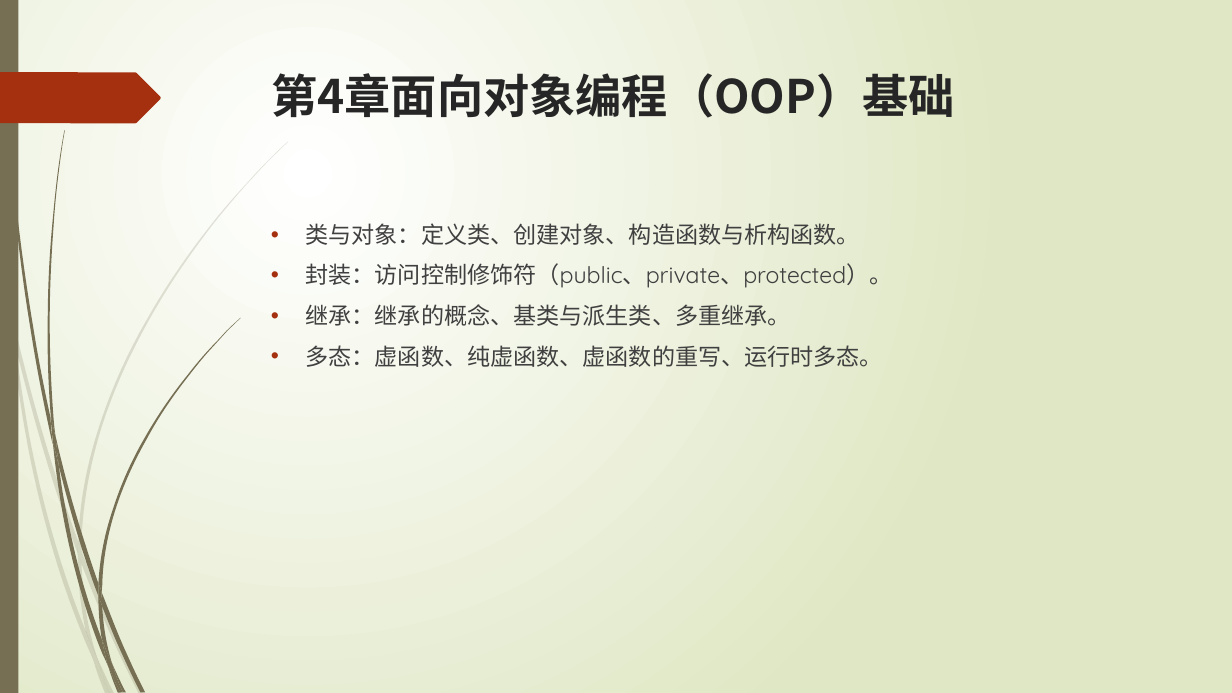
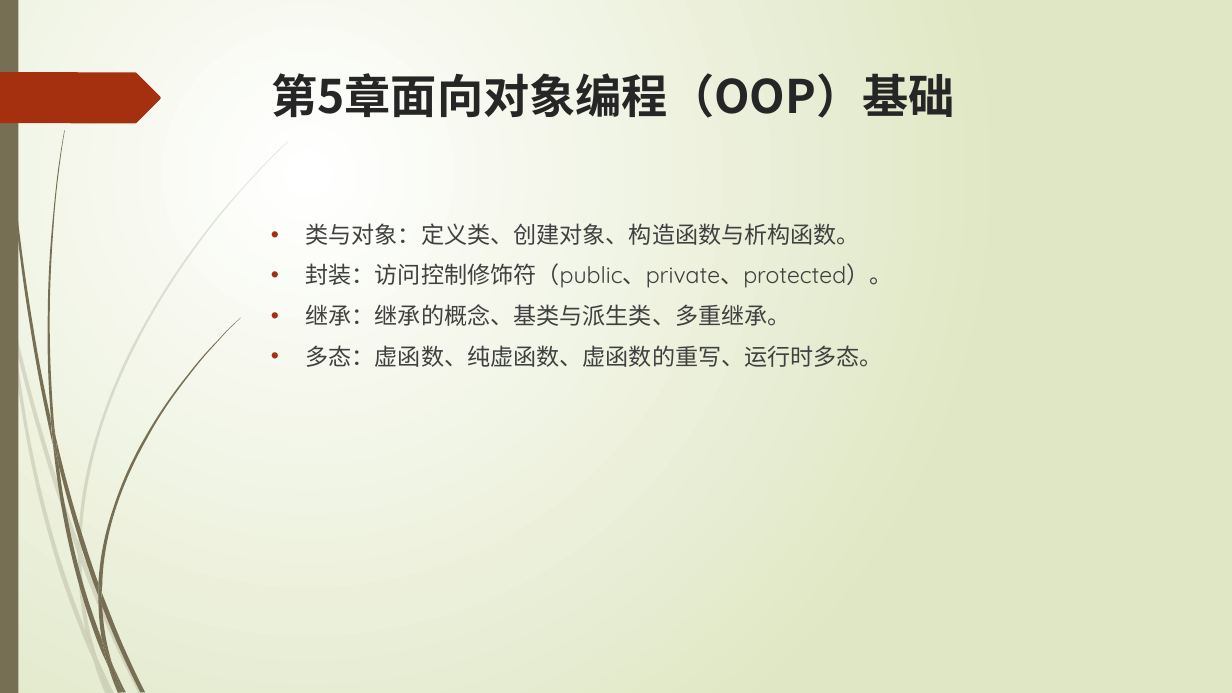
Before and after one commit to liuty2006/learn, a slide deck: slide 31 of learn_cpp/docs/C++语言培训.pptx (slide 17 before the commit). Drawn at 1232x693 pixels with LibreOffice and Linux fonts; fonts in the diff are those of the drawing. Boxes give left, top, right and bottom in pixels: in the first picture for what was removed or moved away, otherwise in the second. Text is boxed around its words. In the diff, an @@ line names an element or a change of style, - is before the commit and + after.

```diff
--- a/learn_cpp/docs/C++语言培训.pptx
+++ b/learn_cpp/docs/C++语言培训.pptx
@@ title at <box>271,73,955,118</box>: text changed @@
-第4章面向对象编程（OOP）基础
+第5章面向对象编程（OOP）基础
```
Also in this commit, not shown: 8 other slides changed, 23 slides added, 16 other files.
